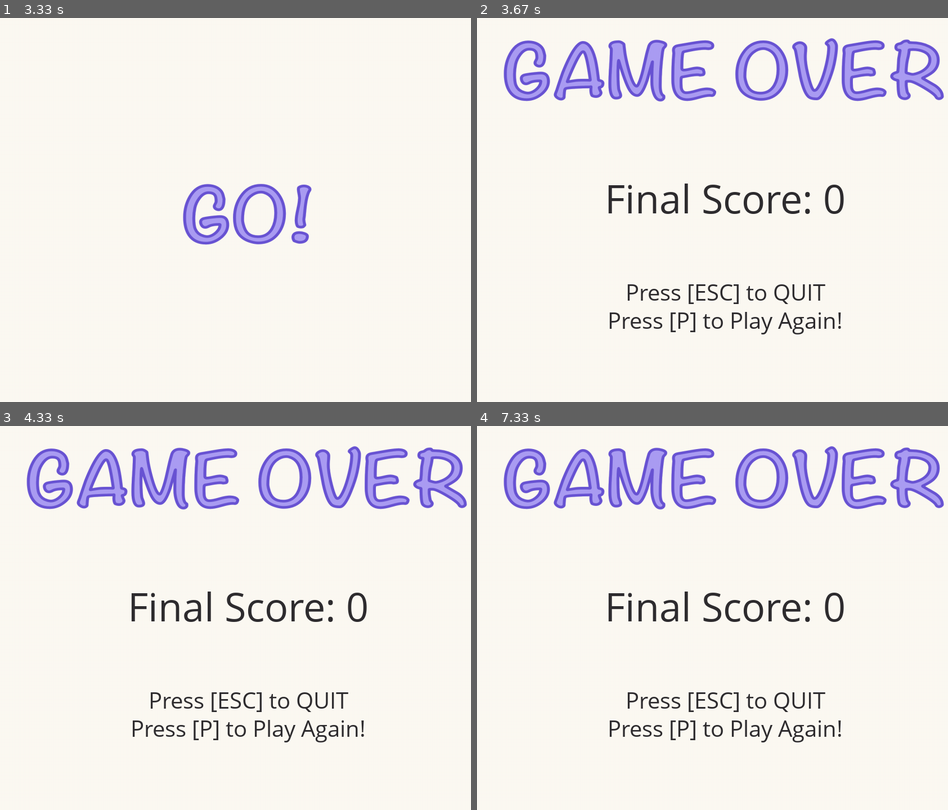
Above: before the commit, frames 1-4 (two rows, left to right).
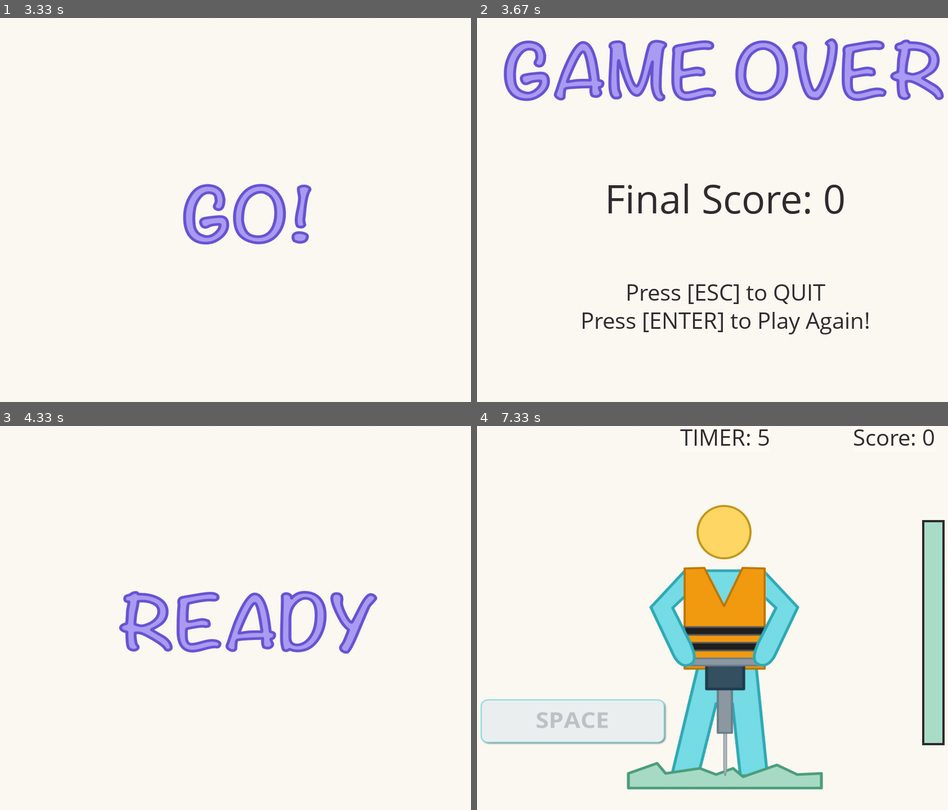
Above: after the commit, the same moments.

Repository: jwl-7/Stick-Bop
Game: pygame game, started from stick-bop.py
Two runs of this game, one before a commit and one after it. Both use one fixed random seed, a clock stepped at 60 frames per second and the inputs below.
Inputs:
- Up to frame 1 (3.33 s): tap Enter at 0.33 s
- Up to frame 2 (3.67 s): tap Enter at 3.4 s
- Up to frame 3 (4.33 s): tap Enter at 3.83, 4.17 s
- Up to frame 4 (7.33 s): no input

Frame 1 is identical in both runs. In frame 2, 1.2% of the frame differs, in the area x 22-84%, y 76-83%; in frame 3, 13%; in frame 4, 27%, in the area x 0-100%, y 0-95%.

Commit message:
changed play again option to [enter]

Diff:
--- a/stick-bop.py
+++ b/stick-bop.py
@@ -338,7 +338,7 @@
     score_text = 'Final Score: ' + str(SCORE)
     draw_text(screen, BLACK, score_text, 70, SCREEN_WIDTH / 2, SCREEN_HEIGHT / 2.5)
     draw_text(screen, BLACK, 'Press [ESC] to QUIT', 40, SCREEN_WIDTH / 2, SCREEN_HEIGHT / 1.5)
-    draw_text(screen, BLACK, 'Press [P] to Play Again!', 40, SCREEN_WIDTH / 2, (SCREEN_HEIGHT / 1.5)+50)
+    draw_text(screen, BLACK, 'Press [ENTER] to Play Again!', 40, SCREEN_WIDTH / 2, (SCREEN_HEIGHT / 1.5)+50)
 
     pygame.display.update()
 
@@ -351,7 +351,7 @@
             if event.key == pygame.K_ESCAPE:
                 pygame.quit()
                 quit()
-            if event.key == pygame.K_p:
+            if event.key == pygame.K_RETURN:
                 main()
         else:
             pygame.display.update()
@@ -369,7 +369,7 @@
     screen.blit(gameover_img, [0, 0])
 
     draw_text(screen, BLACK, 'Press [ESC] to QUIT', 40, SCREEN_WIDTH / 2, SCREEN_HEIGHT / 1.5)
-    draw_text(screen, BLACK, 'Press [P] to Play Again!', 40, SCREEN_WIDTH / 2, (SCREEN_HEIGHT / 1.5)+50)
+    draw_text(screen, BLACK, 'Press [ENTER] to Play Again!', 40, SCREEN_WIDTH / 2, (SCREEN_HEIGHT / 1.5)+50)
 
     pygame.display.update()
 
@@ -379,7 +379,7 @@
             if event.key == pygame.K_ESCAPE:
                 pygame.quit()
                 quit()
-            if event.key == pygame.K_p:
+            if event.key == pygame.K_RETURN:
                 main()
         elif event.type == pygame.QUIT:
             pygame.quit()
@@ -392,11 +392,14 @@
     game_init()
     clock = pygame.time.Clock()
 
+    global SCORE
     task_list = ['concrete', 'mining', 'wood']
 
     running = True
     menu_display = True
     task_completed = True
+
+    SCORE = 0
 
     while running:
         for event in pygame.event.get():
@@ -407,7 +410,7 @@
             game_menu()
             game_ready()
             menu_display = False
-        elif not menu_display or task_completed:
+        elif task_completed or not menu_display:
             task = random.choice(task_list)
 
             if task == 'concrete':
@@ -420,7 +423,7 @@
         if not task_completed:
             game_end()
 
-        if SCORE >= 10:
+        if SCORE >= 5:
             game_win()
 
         pygame.display.update()
